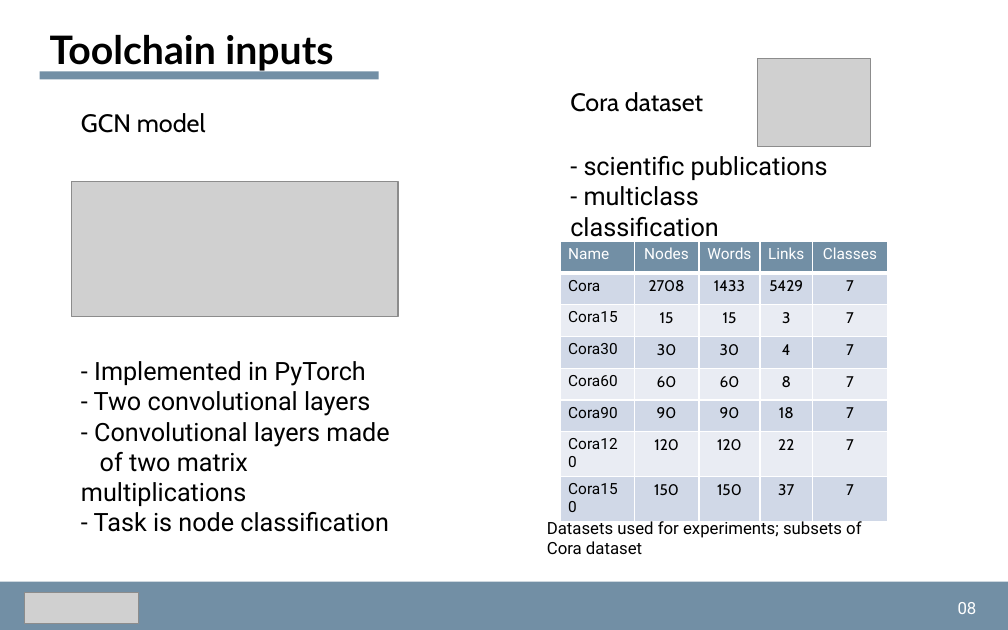
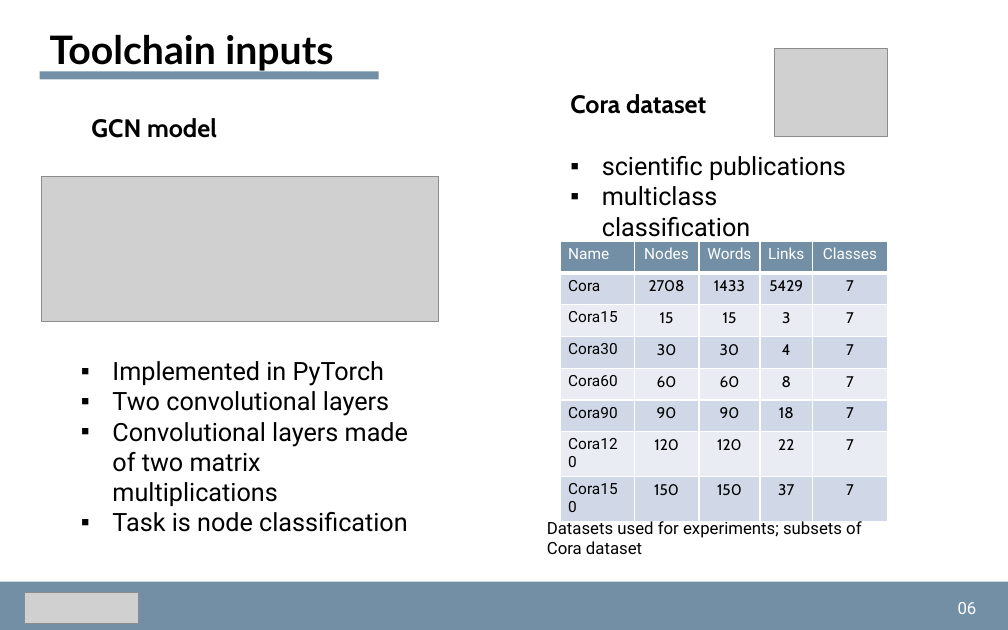
Before and after one commit to dmsgnn/master-thesis, a slide deck: slide 6 of docs/presentation/presentation.pptx (slide 7 before the commit). Drawn at 1008x630 pixels with LibreOffice and Linux fonts; fonts in the diff are those of the drawing; grey boxes stand for pictures. Boxes give left, top, right and bottom in pixels: in the first picture for what was removed or moved away, otherwise in the second. Text is boxed around its words. In the diff, an @@ line names an element or a change of style, - is before the commit and + after.

```diff
--- a/docs/presentation/presentation.pptx
+++ b/docs/presentation/presentation.pptx
@@ picture: place and size @@
-picture at [757, 58, 870, 146]
+picture at [774, 48, 887, 136]
@@ text "Cora dataset" at [570, 94, 706, 114]: bold on @@
@@ text "GCN model" at [91, 118, 217, 138]: bold on @@
@@ text "GCN model": place and size @@
-text "GCN model" at [81, 113, 206, 133]
+text "GCN model" at [91, 118, 217, 138]
@@ picture: place and size @@
-picture at [71, 181, 397, 317]
+picture at [42, 176, 439, 322]
@@ text at [602, 156, 846, 237]: text changed @@
-- scientific publications
-- multiclass classification
+▪ scientific publications
+▪ multiclass classification
@@ text at [112, 361, 408, 532]: text changed @@
-- Implemented in PyTorch
-- Two convolutional layers
-- Convolutional layers made
-of two matrix multiplications
-- Task is node classification
+▪ Implemented in PyTorch
+▪ Two convolutional layers
+▪ Convolutional layers made of two matrix multiplications
+▪ Task is node classification
@@ text at [958, 602, 977, 614]: text changed @@
-08
+06
```
Also in this commit, not shown: 16 other slides changed, 1 other file.
